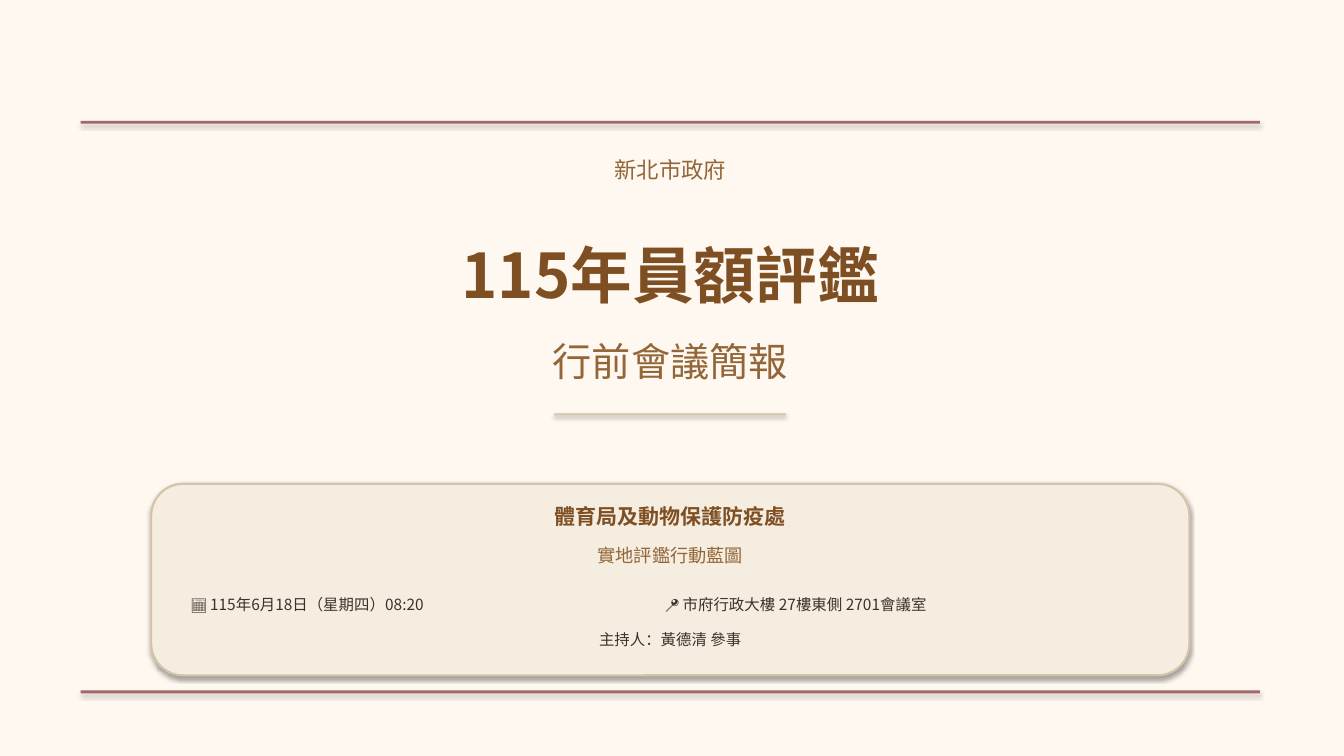
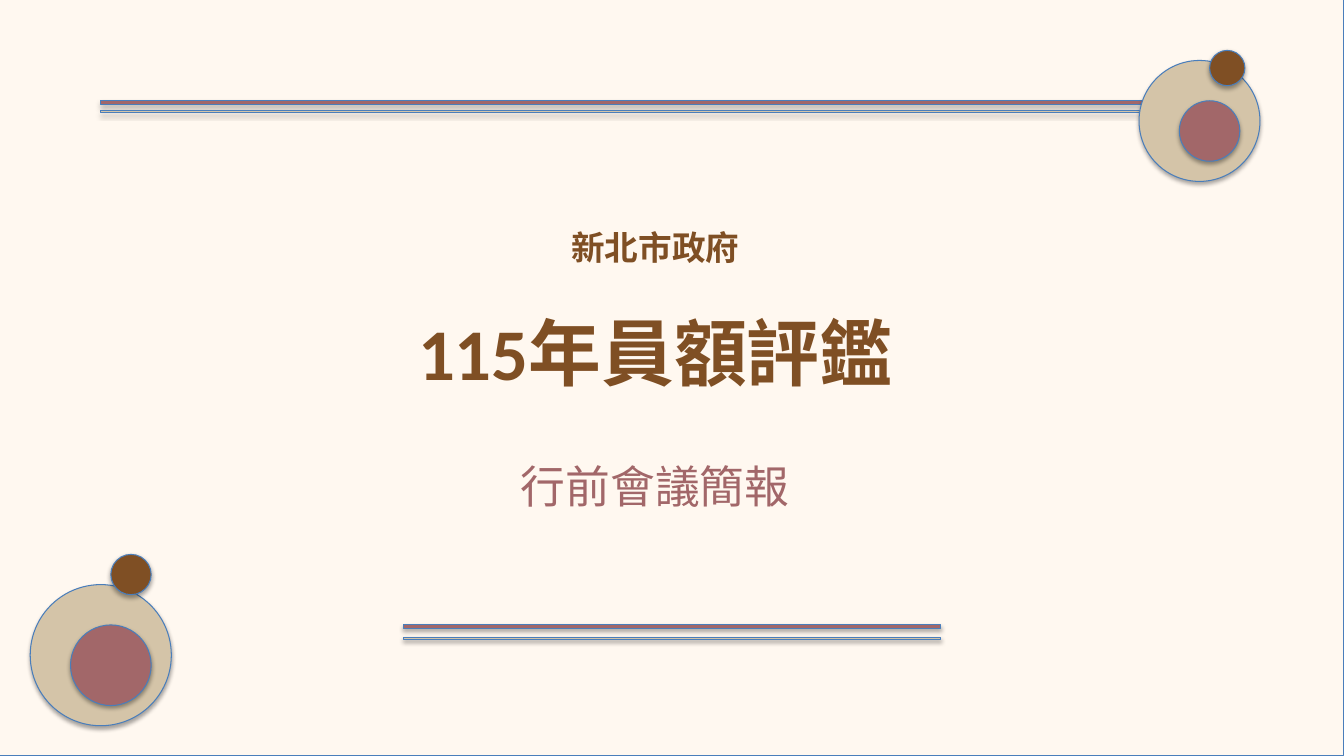
Before and after one commit to kumaseraph/my-bear-museum, a slide deck: slide 1 of slides/presentation.pptx. Drawn at 1344x756 pixels with LibreOffice and Linux fonts; fonts in the diff are those of the drawing. Boxes give left, top, right and bottom in pixels: in the first picture for what was removed or moved away, otherwise in the second. Text is boxed around its words. In the diff, an @@ line names an element or a change of style, - is before the commit and + after.

Commit message:
更新簡報為設計技巧示範版

```diff
--- a/slides/presentation.pptx
+++ b/slides/presentation.pptx
@@ rectangle at box(0, 0, 1344, 756): outline none to #4B7EBC 0.75 pt @@
@@ ellipse added at box(1210, 50, 1245, 86), fill #7F4F24, outline #4B7EBC 0.75 pt @@
@@ ellipse added at box(1139, 60, 1260, 181), fill #D4C4A8, outline #4B7EBC 0.75 pt @@
@@ rectangle at box(101, 101, 1243, 104): outline none to #4B7EBC 0.75 pt @@
@@ rectangle: place and size @@
-rectangle at box(81, 121, 1260, 124)
+rectangle at box(101, 101, 1243, 104)
@@ rectangle added at box(101, 111, 1243, 113), fill #D4C4A8, outline #4B7EBC 0.75 pt @@
@@ ellipse added at box(1180, 101, 1240, 161), fill #A26769, outline #4B7EBC 0.75 pt @@
@@ text "新北市政府": place and size @@
-text "新北市政府" at box(614, 159, 726, 180)
+text "新北市政府" at box(571, 231, 739, 263)
@@ text "新北市政府" at box(571, 231, 739, 263): size 16 to 24 pt, font Noto Sans CJK SC to Calibri, text colour #936639 to #7F4F24, bold on @@
@@ text "115年員額評鑑": place and size @@
-text "115年員額評鑑" at box(462, 245, 879, 304)
+text "115年員額評鑑" at box(418, 319, 892, 387)
@@ text "115年員額評鑑" at box(418, 319, 892, 387): size 44 to 52 pt, font Noto Sans CJK SC to Calibri @@
@@ rectangle removed at box(555, 413, 786, 415) @@
@@ text "行前會議簡報": place and size @@
-text "行前會議簡報" at box(553, 343, 788, 380)
+text "行前會議簡報" at box(521, 465, 790, 507)
@@ text "行前會議簡報" at box(521, 465, 790, 507): size 28 to 32 pt, font Noto Sans CJK SC to Calibri, text colour #936639 to #A26769 @@
@@ rounded rectangle removed at box(151, 484, 1190, 676) @@
@@ text removed at box(555, 506, 786, 526) @@
-體育局及動物保護防疫處
@@ ellipse added at box(111, 555, 151, 595), fill #7F4F24, outline #4B7EBC 0.75 pt @@
@@ text removed at box(598, 546, 743, 564) @@
-實地評鑑行動藍圖
@@ ellipse added at box(30, 585, 171, 726), fill #D4C4A8, outline #4B7EBC 0.75 pt @@
@@ text removed at box(236, 597, 424, 612) @@
-📅 115年6月18日（星期四）08:20
@@ text removed at box(683, 597, 927, 612) @@
-📍 市府行政大樓 27樓東側 2701會議室
@@ ellipse added at box(71, 625, 151, 706), fill #A26769, outline #4B7EBC 0.75 pt @@
@@ rectangle added at box(403, 625, 941, 628), fill #A26769, outline #4B7EBC 0.75 pt @@
@@ rectangle added at box(403, 637, 941, 639), fill #D4C4A8, outline #4B7EBC 0.75 pt @@
@@ text removed at box(599, 632, 741, 647) @@
-主持人：黃德清 參事
@@ rectangle removed at box(81, 691, 1260, 694) @@
```
Also in this commit, not shown: 2 other slides changed, 5 slides added, 7 slides removed, 1 other file.
